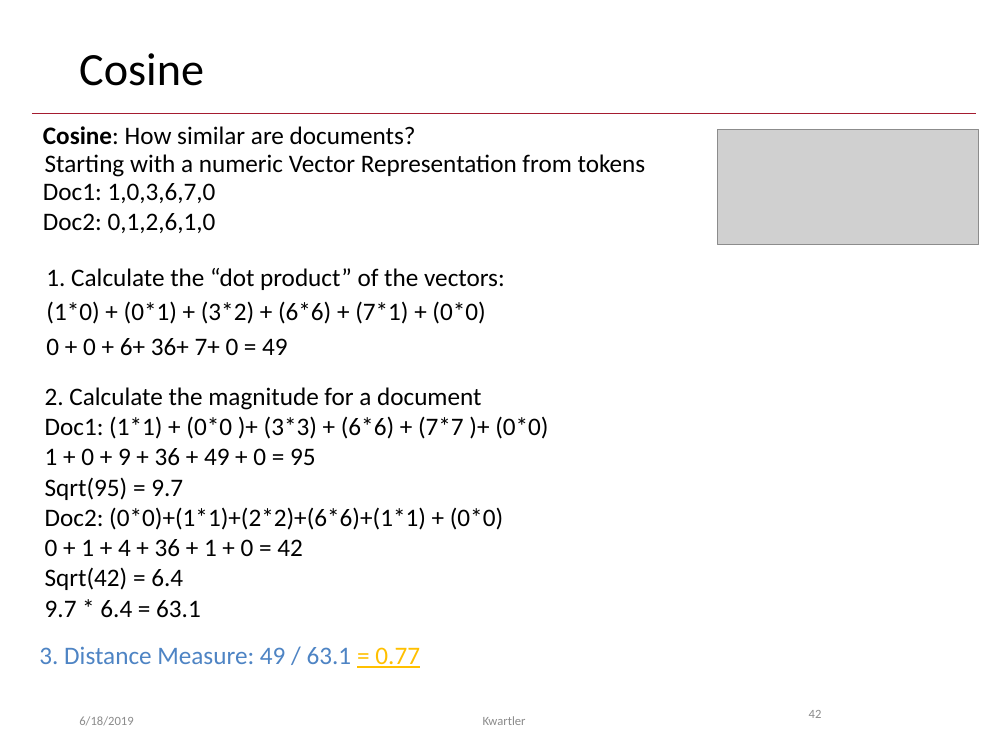
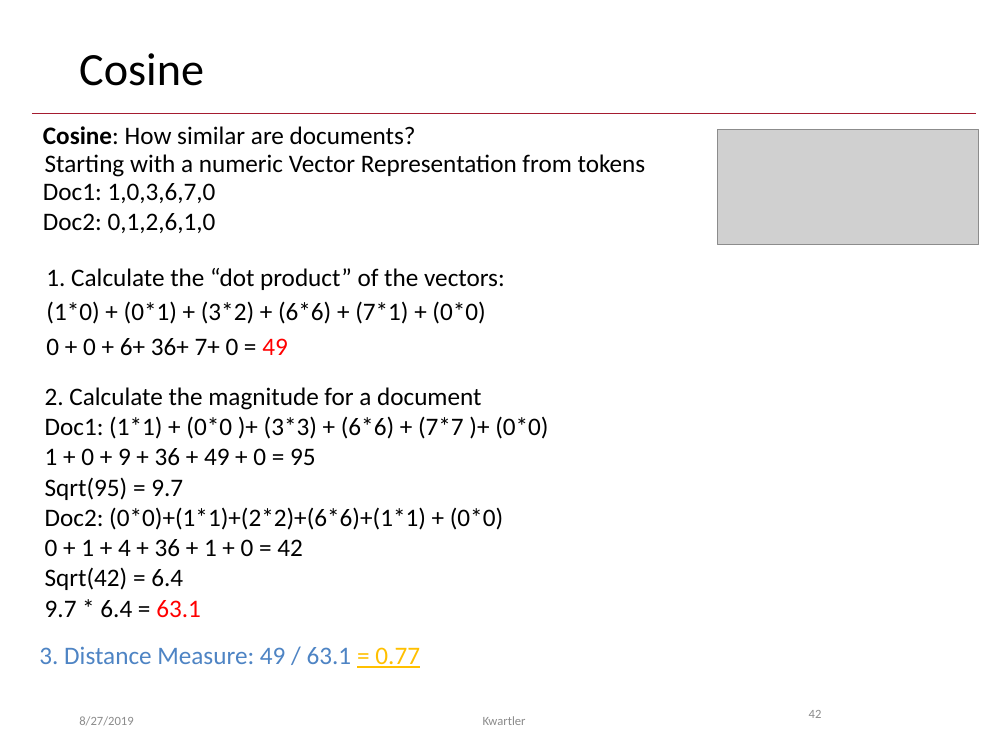
Before and after one commit to kwartler/GSERM_TextMining, a slide deck: slide 42 of C_Wednesday/GSERM_Wedsnesday_UnsupervisedApproaches.pptx. Drawn at 1008x756 pixels with LibreOffice and Linux fonts; fonts in the diff are those of the drawing; grey boxes stand for pictures; background and template pictures are left out. Boxes give left, top, right and bottom in pixels: in the first picture for what was removed or moved away, otherwise in the second. Text is boxed around its words. In the diff, an @@ line names an element or a change of style, - is before the commit and + after.

```diff
--- a/C_Wednesday/GSERM_Wedsnesday_UnsupervisedApproaches.pptx
+++ b/C_Wednesday/GSERM_Wedsnesday_UnsupervisedApproaches.pptx
@@ text "0 + 0 + 6+ ..." at (46, 338, 288, 355): text colour #000000 to #FF0000 in "49" @@
@@ text at (45, 600, 201, 618): text colour #000000 to #FF0000 in "63.1" @@
@@ text at (79, 716, 133, 726): text changed @@
-6/18/2019
+8/27/2019
```
Also in this commit, not shown: 45 other slides changed, 1 slide added.
